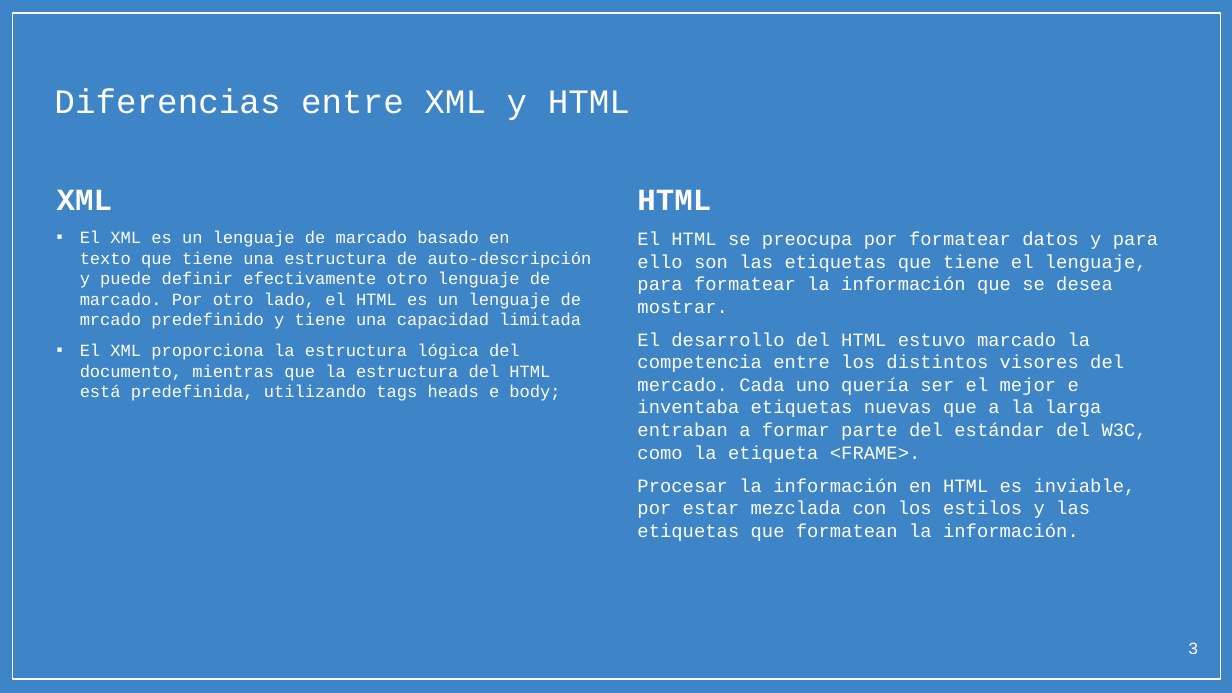
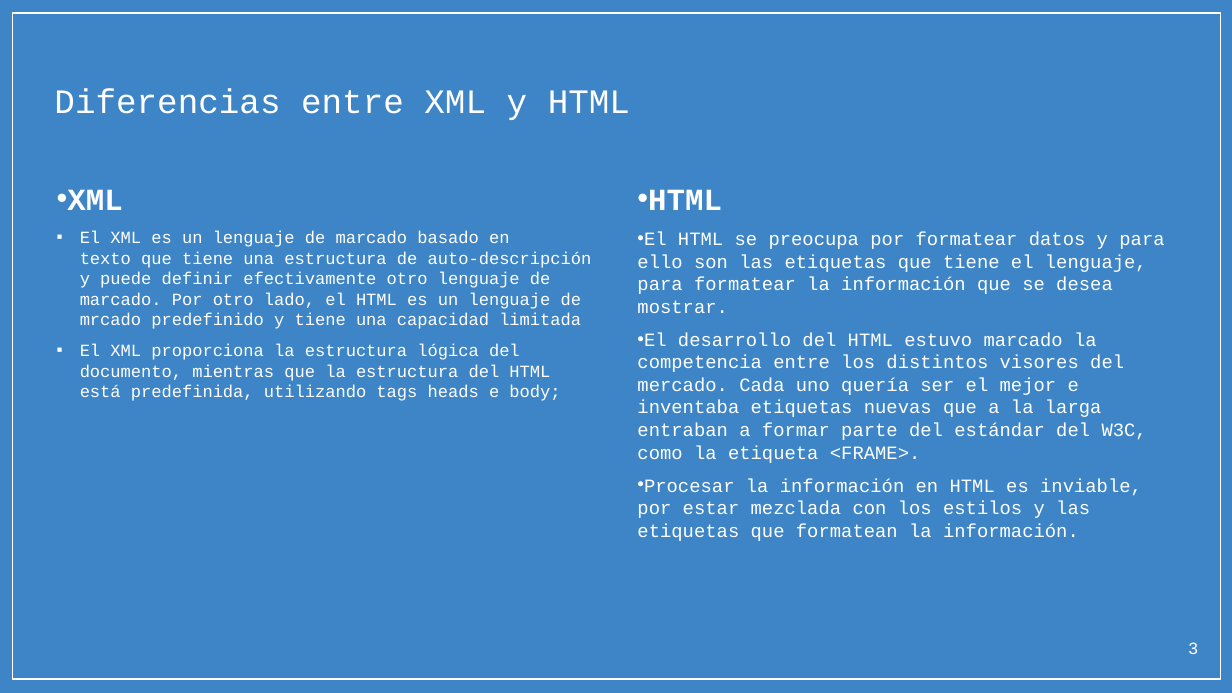
Before and after one commit to micarsan/DAW1-CSS_Avanzado, a slide deck: slide 3 of xml/PARTE_1_STORY_01_Y_02_XML_y_RSS.pptx. Drawn at 1232x693 pixels with LibreOffice and Linux fonts; fonts in the diff are those of the drawing; background and template pictures are left out. Boxes give left, top, right and bottom in pixels: in the first picture for what was removed or moved away, otherwise in the second. Text is boxed around its words. In the diff, an @@ line names an element or a change of style, - is before the commit and + after.

Commit message:
Update PARTE_1_STORY_01_Y_02_XML_y_RSS.pptx
Se ha terminado el Power Point con la parte de XQuery que pedía.

```diff
--- a/xml/PARTE_1_STORY_01_Y_02_XML_y_RSS.pptx
+++ b/xml/PARTE_1_STORY_01_Y_02_XML_y_RSS.pptx
@@ text "HTML" at box(637, 189, 1164, 541): bullet none to • @@
@@ text at box(67, 189, 122, 210): bullet none to • @@
```
Also in this commit, not shown: 10 other slides changed, 4 slides added.
